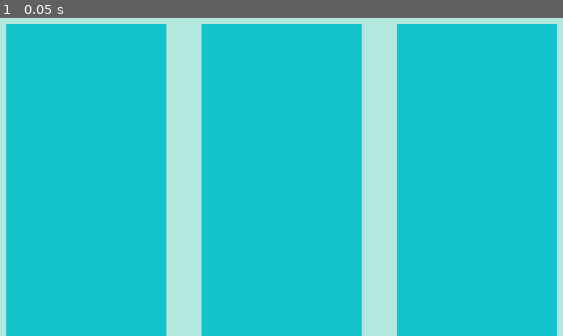
Above: before the commit, frame 1.
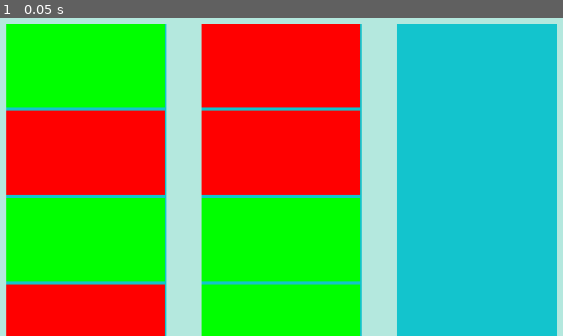
Above: after the commit, the same moment.

Repository: cs340-24/color_sort
Game: Godot game, scene res://main.tscn
The game is run twice, just before and just after one commit, with the same random seed, the same clock (stepped at 60 frames per second) and the same inputs.
Inputs:
- Up to frame 1 (0.05 s): no input

The runs differ from the first frame. In frame 1, 54% of the frame differs, in the area x 1-64%, y 1-100%.

Commit message:
Uploaded Vboxs Bottle Read-in

Diff:
--- a/color_sort_godot/block.tscn
+++ b/color_sort_godot/block.tscn
@@ -6,8 +6,9 @@
 [node name="block" type="ColorRect"]
 margin_right = 75.0
 margin_bottom = 75.0
-size_flags_horizontal = 2
-size_flags_vertical = 2
+rect_min_size = Vector2( 50, 50 )
+size_flags_horizontal = 3
+size_flags_vertical = 3
 __meta__ = {
 "_edit_group_": true
 }
--- a/color_sort_godot/main.tscn
+++ b/color_sort_godot/main.tscn
@@ -7,3 +7,5 @@
 
 [node name="newGame" parent="." instance=ExtResource( 2 )]
 script = ExtResource( 1 )
+
+[editable path="newGame"]
--- a/color_sort_godot/newGame.gd
+++ b/color_sort_godot/newGame.gd
@@ -47,6 +47,7 @@
 		newBottle.set_name("bottle")
 		blockYPos = oldY
 		for k in int(numSpots):
+			print("Spawned Block")
 			if levelContent[str(counter)] == 'A':
 				var newBlock = block.instance()
 				newBlock.set_name("redBlock")
@@ -58,15 +59,16 @@
 			if levelContent[str(counter)] == 'B':
 				var newBlock = block.instance()
 				newBlock.set_name("greenBlock")
-				newBlock.rect_position.x = blockXPos
-				newBlock.rect_position.y = blockYPos
+				newBlock.color = Color(0,1,0, 1)
+				# newBlock.rect_position.x = blockXPos
+				# newBlock.rect_position.y = blockYPos
 				newBottle.get_node("VBoxContainer").add_child(newBlock)
 			if levelContent[str(counter)] == 'C':
 				var newBlock = block.instance()
 				newBlock.set_name("blueBlock")
 				newBlock.color = Color(0,0,1, 1)
-				newBlock.rect_position.x = blockXPos
-				newBlock.rect_position.y = blockYPos
+				# newBlock.rect_position.x = blockXPos
+				# newBlock.rect_position.y = blockYPos
 				newBottle.get_node("VBoxContainer").add_child(newBlock)
 
 			if levelContent[str(counter)] == 'D':
@@ -74,8 +76,8 @@
 				newBlock.set_name("purpleBlock")
 				newBlock.color = Color(1,0,1,0)
 		#		newBottle.newBlock.Area2	D.ColorRect.Color = '#d404ff'
-				newBlock.rect_position.x = blockXPos
-				newBlock.rect_position.y = blockYPos
+				# newBlock.rect_position.x = blockXPos
+				# newBlock.rect_position.y = blockYPos
 				newBottle.get_node("VBoxContainer").add_child(newBlock)
 
 			if levelContent[str(counter)] == '-':
@@ -83,8 +85,8 @@
 				newBlock.set_name("nullBlock")
 				newBlock.color = Color(0,0,0,0)
 				#newBottle.get_node("nullBlock"+str(counter-4)).Area2D.ColorRect.Color = '#fffff'
-				newBlock.rect_position.x = blockXPos
-				newBlock.rect_position.y = blockYPos
+				# newBlock.rect_position.x = blockXPos
+				# newBlock.rect_position.y = blockYPos
 				newBottle.get_node("VBoxContainer").add_child(newBlock)
 
 
